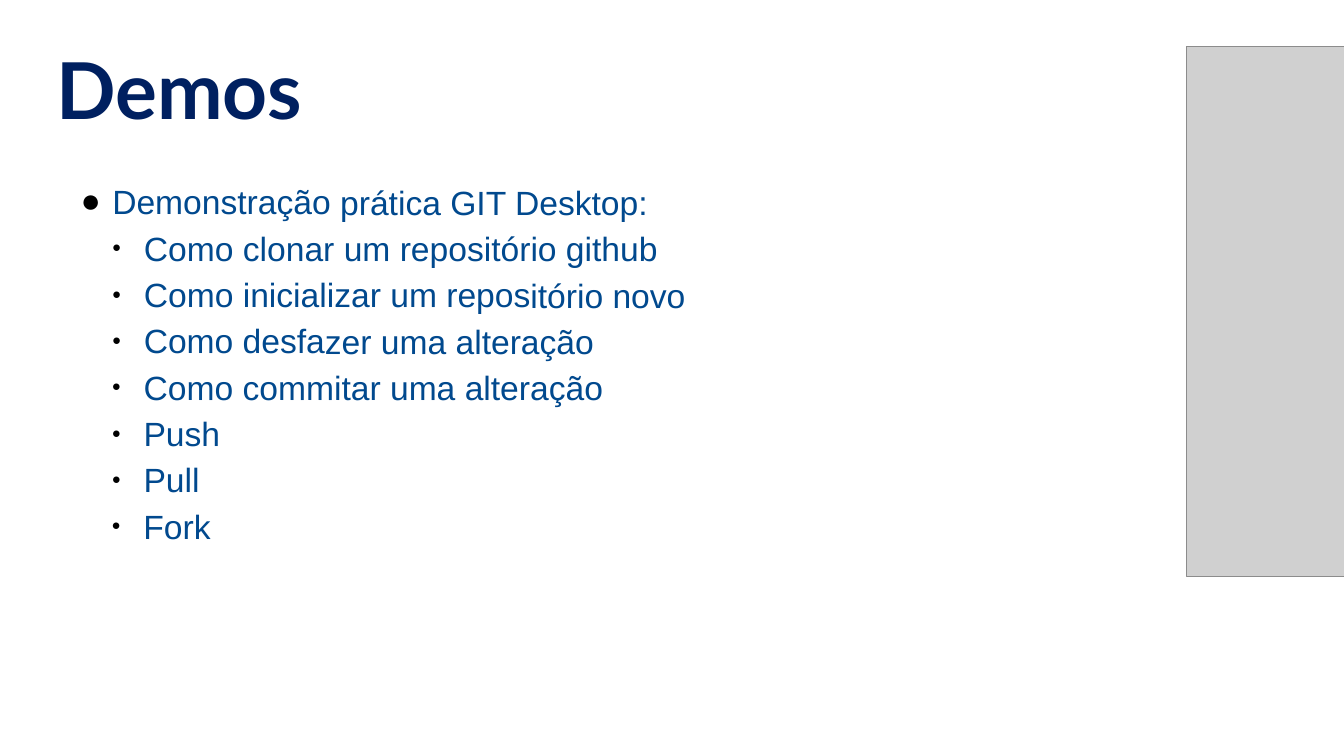
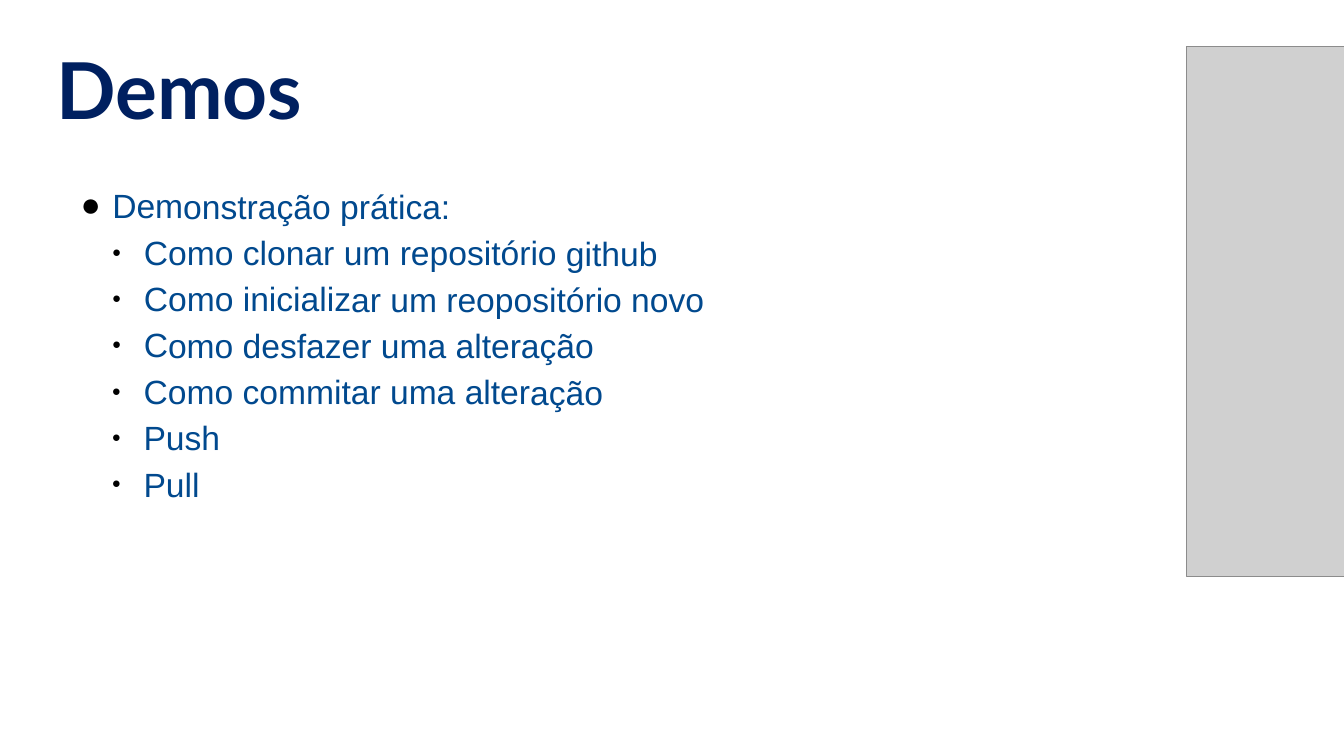
Before and after one commit to danielme17/TI96, a slide deck: slide 10 of aula06/Aula06.pptx. Drawn at 1344x756 pixels with LibreOffice and Linux fonts; fonts in the diff are those of the drawing; grey boxes stand for pictures. Boxes give left, top, right and bottom in pixels: in the first picture for what was removed or moved away, otherwise in the second. Text is boxed around its words. In the diff, an @@ line names an element or a change of style, - is before the commit and + after.

```diff
--- a/aula06/Aula06.pptx
+++ b/aula06/Aula06.pptx
@@ text at (x1=112, y1=194, x2=450, y2=225): text changed @@
-● Demonstração prática GIT Desktop:
+● Demonstração prática:
@@ text at (x1=144, y1=286, x2=704, y2=318): text changed @@
-  ● Como inicializar um repositório novo
+  ● Como inicializar um reopositório novo
@@ text at (x1=143, y1=514, x2=210, y2=540): paragraph removed @@
-  ● Fork
```
Also in this commit, not shown: 1 other slide changed.
